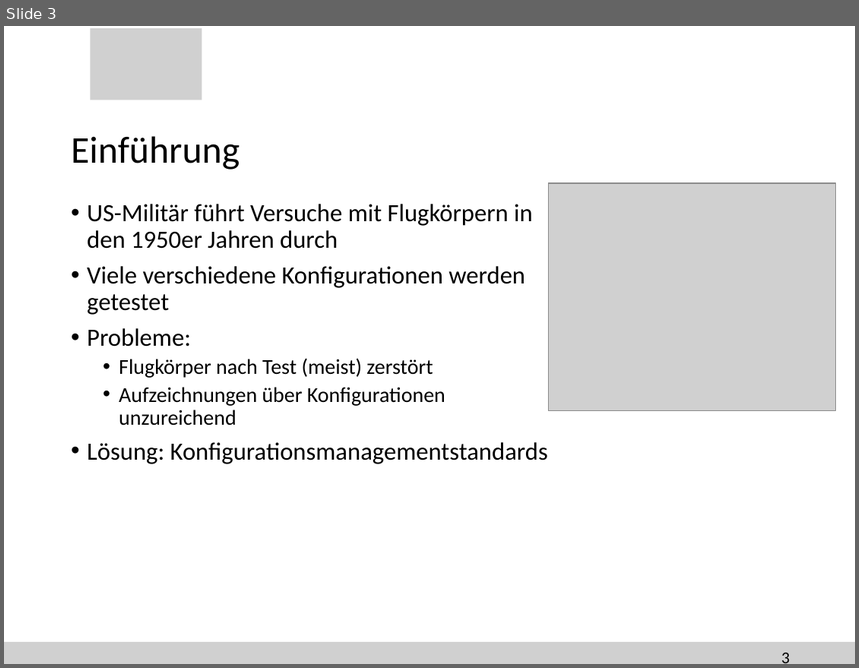
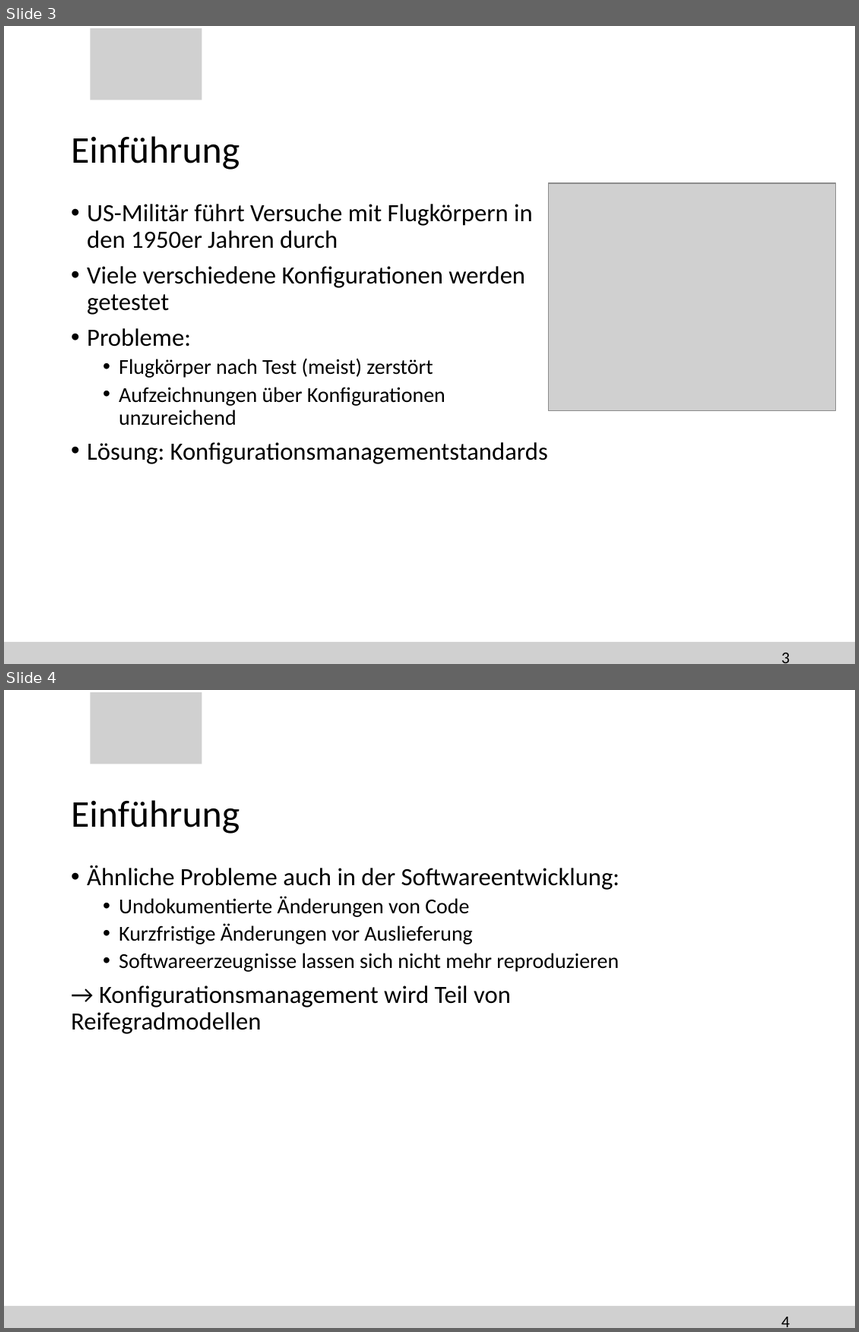
Before and after one commit to SteiMi/swm-seminar, a slide deck: Präsentation/seminar.pptx. Shown one above the other, each under a label of ours: slide 3 before the commit, slides 3 and 4 after it. The pictures are 859x668 and 859x1332 pixels, drawn with LibreOffice and Linux fonts; fonts in the diff are those of the drawing; grey boxes stand for pictures; background and template pictures are left out. Boxes give left, top, right and bottom in pixels: in the first picture for what was removed or moved away, otherwise in the second. Text is boxed around its words. In the diff, an @@ line names an element or a change of style, - is before the commit and + after.

```diff
--- a/Präsentation/seminar.pptx
+++ b/Präsentation/seminar.pptx
@@ slide 4 added at (4,690,855,1328), background #FFFFFF; not listed: 2 template elements that a slide beside it also shows @@
@@ title added at (71,800,240,834), 32 pt, text #000000 @@
+Einführung
@@ text added at (71,866,620,1034), 18 pt, text #000000 @@
+• Ähnliche Probleme auch in der Softwareentwicklung:
+  • Undokumentierte Änderungen von Code
+  • Kurzfristige Änderungen vor Auslieferung
+  • Softwareerzeugnisse lassen sich nicht mehr reproduzieren
+→ Konfigurationsmanagement wird Teil von Reifegradmodellen
@@ page number added at (781,1317,790,1328), 14 pt, text #000000 @@
+4
```
Also in this commit, not shown: 1 slide changed, 10 other slides added.
